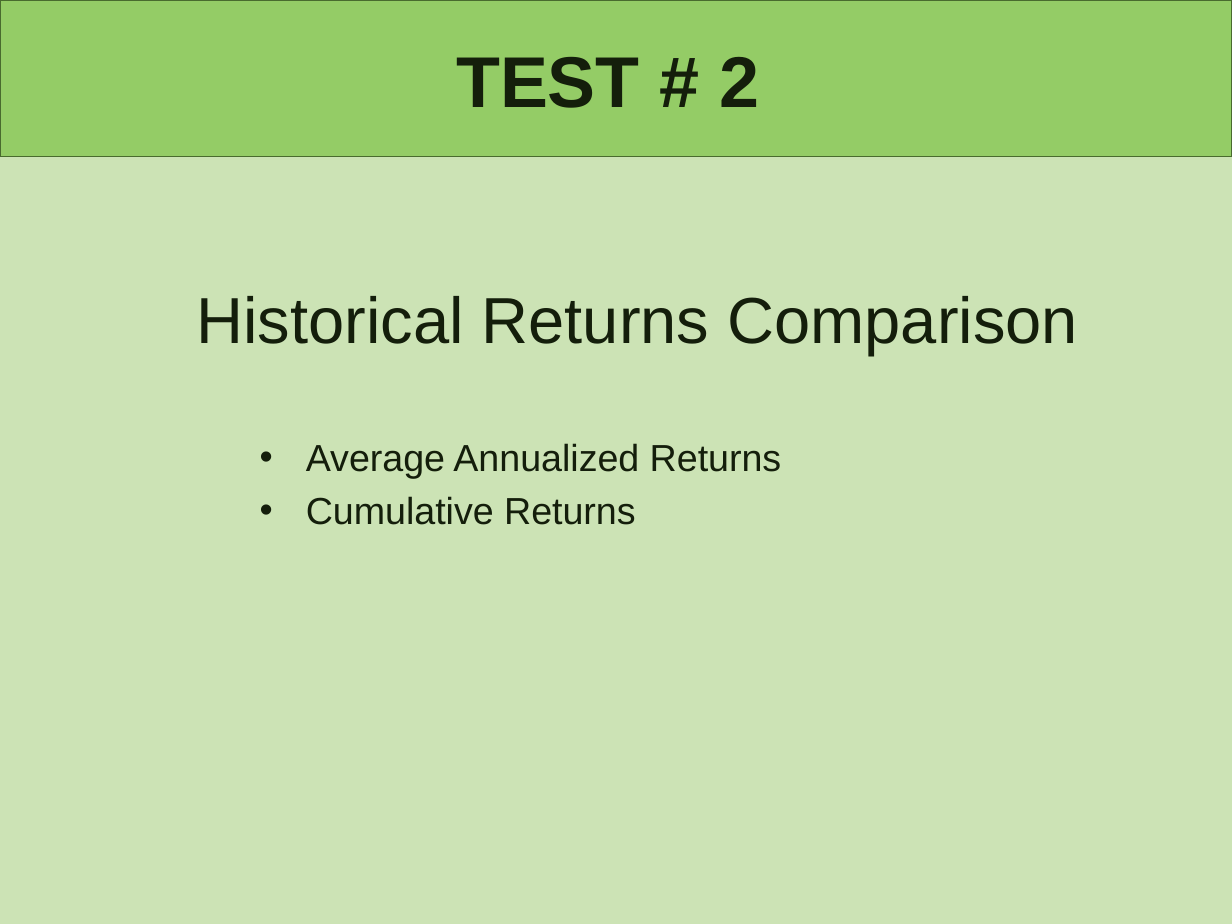
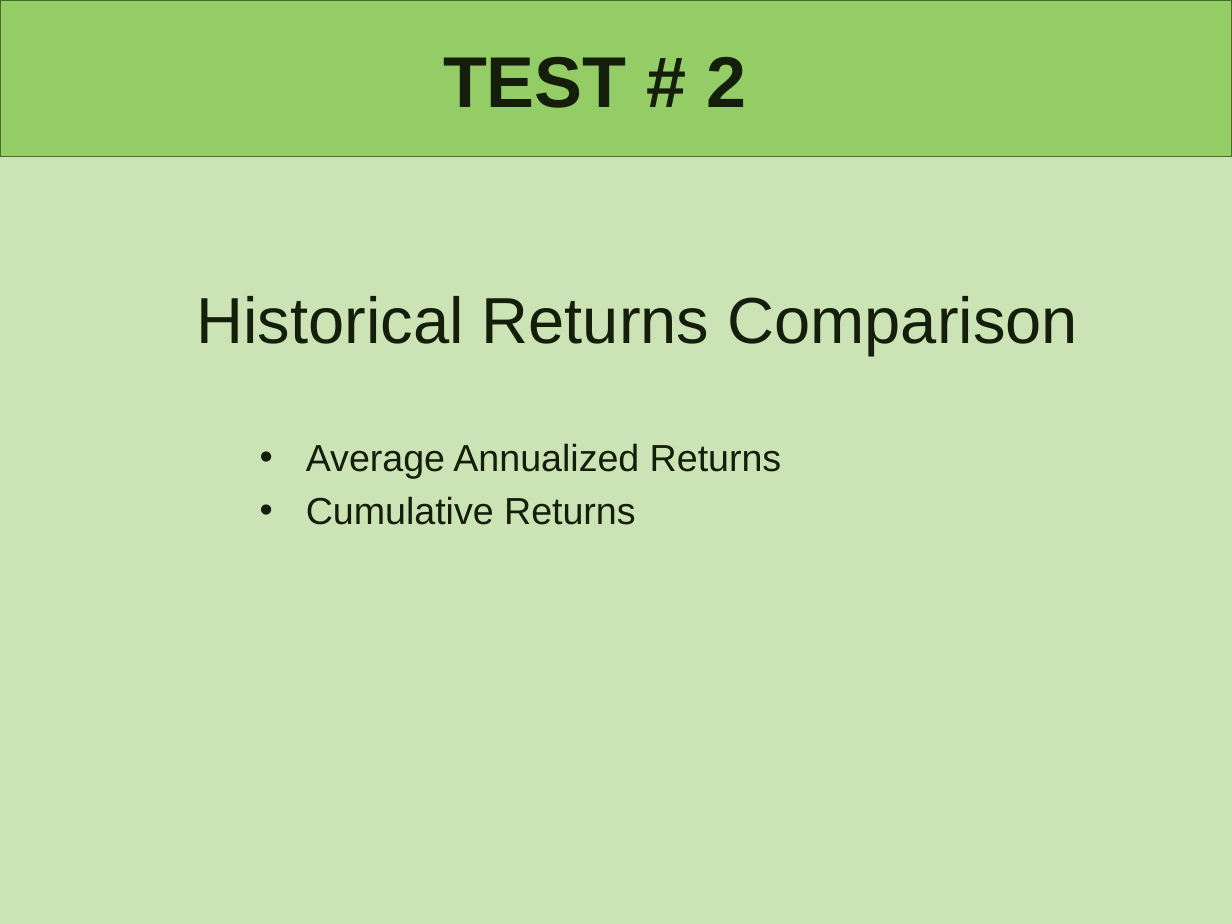
Before and after one commit to lindseyhardouin/Challenging_the_Status_Quo, a slide deck: slide 11 of presentation/P1- Challening the Status Quo.pptx. Drawn at 1232x924 pixels with LibreOffice and Linux fonts; fonts in the diff are those of the drawing. Boxes give left, top, right and bottom in pixels: in the first picture for what was removed or moved away, otherwise in the second. Text is boxed around its words. In the diff, an @@ line names an element or a change of style, - is before the commit and + after.

Commit message:
Updates to presentation

```diff
--- a/presentation/P1- Challening the Status Quo.pptx
+++ b/presentation/P1- Challening the Status Quo.pptx
@@ title "TEST # 2": place and size @@
-title "TEST # 2" at [456, 57, 759, 108]
+title "TEST # 2" at [443, 57, 746, 108]
```
Also in this commit, not shown: 4 other slides changed.
